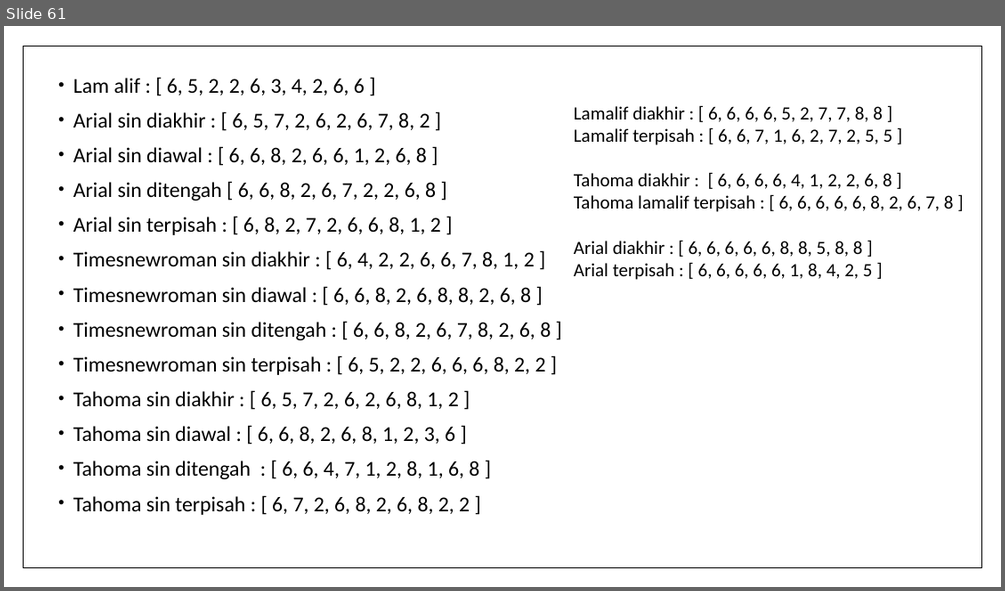
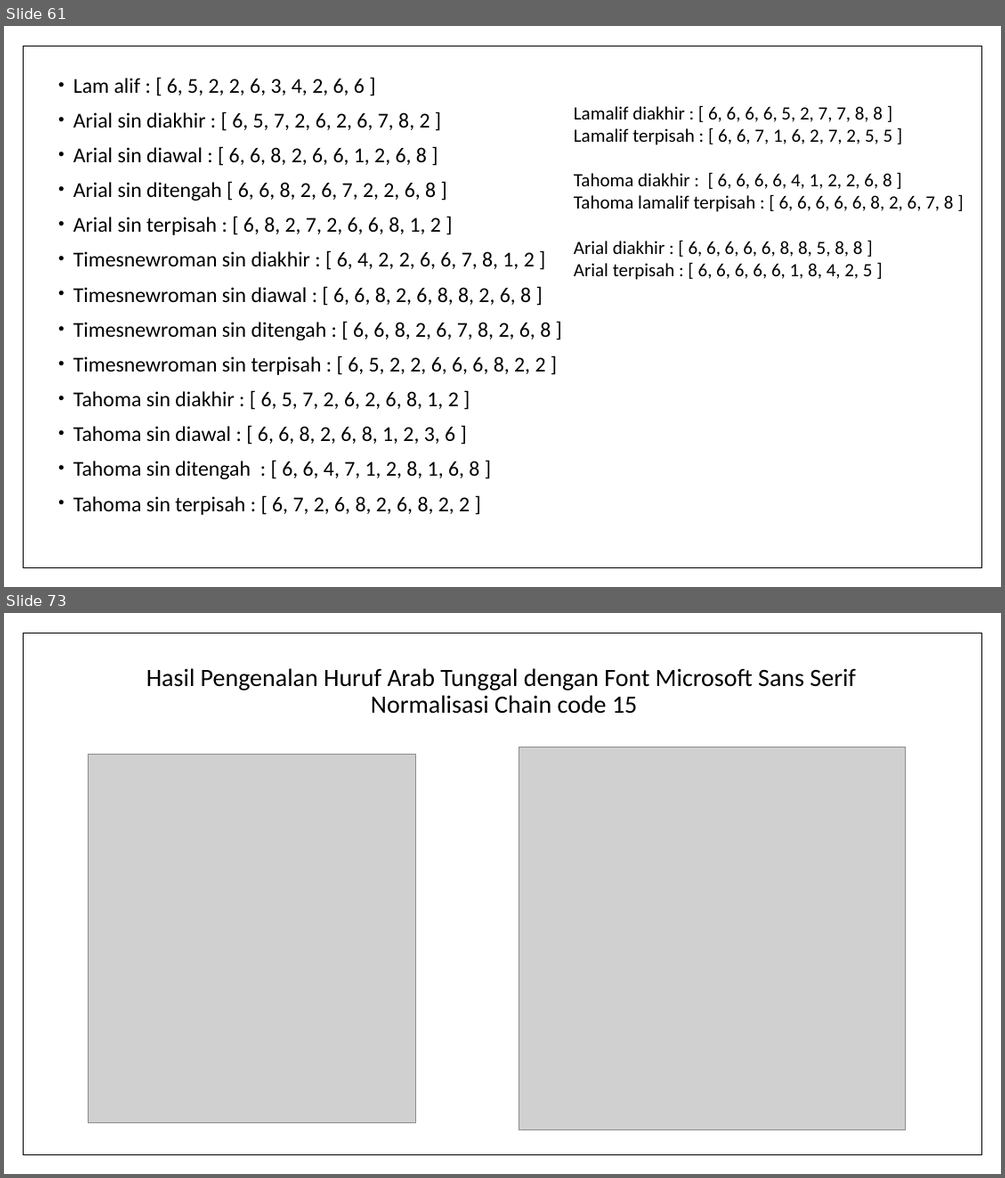
Before and after one commit to ainawind27/arabicocr-data, a slide deck: 1. presentasi/PEMBELAJARAN HURUF DAN KALIMAT ARAB BERBASIS PENGENALAN CITRA.pptx. Shown one above the other, each under a label of ours: slide 61 before the commit, slides 61 and 73 after it; the slides between them are not shown. The pictures are 1005x591 and 1005x1178 pixels, drawn with LibreOffice and Linux fonts; fonts in the diff are those of the drawing; grey boxes stand for pictures. Boxes give left, top, right and bottom in pixels: in the first picture for what was removed or moved away, otherwise in the second. Text is boxed around its words. In the diff, an @@ line names an element or a change of style, - is before the commit and + after.

```diff
--- a/1. presentasi/PEMBELAJARAN HURUF DAN KALIMAT ARAB BERBASIS PENGENALAN CITRA.pptx
+++ b/1. presentasi/PEMBELAJARAN HURUF DAN KALIMAT ARAB BERBASIS PENGENALAN CITRA.pptx
@@ slide 73 added at [4, 613, 1001, 1174], background #FFFFFF; not listed: 1 template element that a slide beside it also shows @@
@@ title added at [146, 668, 855, 714], 24 pt, text #000000 @@
+Hasil Pengenalan Huruf Arab Tunggal dengan Font Microsoft Sans Serif
+Normalisasi Chain code 15
@@ picture added at [89, 755, 415, 1122] @@
@@ picture added at [518, 747, 905, 1130] @@
```
Also in this commit, not shown: 14 other slides added, 1 slide removed, 8 other files.
